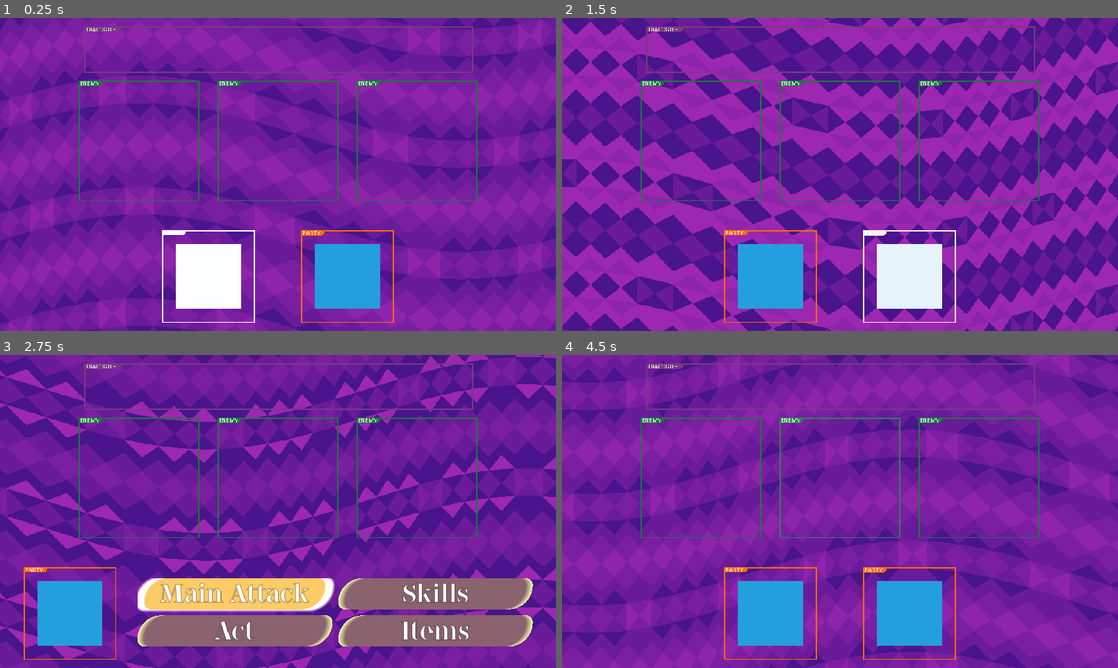
Above: before the commit, frames 1-4 (two rows, left to right).
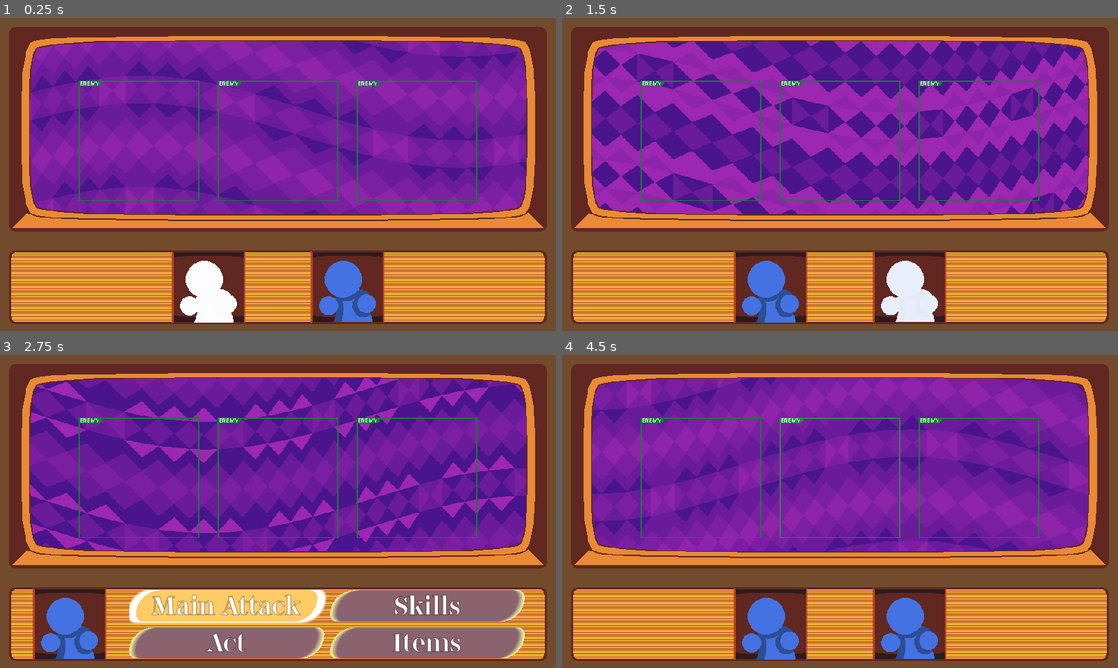
Above: after the commit, the same moments.

Repository: mitchellwinn/YGBF
Game: Godot game, scene res://scenes/battle.tscn
Same seed, same stepped clock (60 frames per second), same inputs: the game is played once before the commit and once after it.
Inputs (mouse positions are in pixels of both pictures, inside the frame that each line leads up to):
- Up to frame 1 (0.25 s): no input
- Up to frame 2 (1.5 s): click (773, 274) at 0.52 s; tap Enter (confirm) at 1.25, 1.35 s; move the mouse to (962, 158) at 1.27 s; hold Right (move_right) from 1.28 s (still down)
- Up to frame 3 (2.75 s): move the mouse to (166, 527) at 2.02 s; release Right (move_right) at 2.03 s; hold Backspace (back) from 2.03 s (still down); tap Enter (confirm) at 2.1 s
- Up to frame 4 (4.5 s): move the mouse to (895, 442) at 2.77 s; release Backspace (back) at 2.78 s; hold Right (move_right) 2.78-4.28 s; tap Enter (confirm) at 2.85, 3.6, 4.35 s; move the mouse to (812, 574) at 3.52 s; move the mouse to (1006, 558) at 4.27 s; hold Left (move_left) from 4.28 s (still down)

The runs differ from the first frame. In frame 1, 51% of the frame differs, in the area x 0-100%, y 0-100%; in frame 2, 51%; in frame 3, 46%; in frame 4, 52%.

Commit message:
battle system UI update

Diff:
--- a/scenes/battle.tscn
+++ b/scenes/battle.tscn
@@ -1,14 +1,17 @@
-[gd_scene load_steps=12 format=3 uid="uid://cwe6q66isus1c"]
-
+[gd_scene load_steps=15 format=3 uid="uid://cwe6q66isus1c"]
+
+[ext_resource type="Texture2D" uid="uid://de3b8okmyqlv3" path="res://images/battles_system/tv.png" id="1_f7vsy"]
 [ext_resource type="Texture2D" uid="uid://b4gecnjuu0nna" path="res://images/style_guide/enemy_resolution_guide.png" id="2_musbg"]
-[ext_resource type="Texture2D" uid="uid://boojsykjd02qx" path="res://images/style_guide/party_member_resolution_guide.png" id="3_3kxi6"]
 [ext_resource type="Material" uid="uid://ce7dt4bf5oulv" path="res://materials/custom_texture_rect_material.tres" id="3_42206"]
 [ext_resource type="Texture2D" uid="uid://637be5vc77ed" path="res://images/style_guide/dialogue_resolution_guide.png" id="4_tflk0"]
 [ext_resource type="Script" path="res://scripts/custom_texture_button.gd" id="5_btqqj"]
 [ext_resource type="Script" path="res://scripts/custom_button.gd" id="6_76cnh"]
 [ext_resource type="Theme" uid="uid://cf1r6ahcjjocb" path="res://text_themes/menu_buttons.tres" id="6_ath8s"]
+[ext_resource type="Texture2D" uid="uid://biv1ktiokn2dr" path="res://images/battles_system/player_window.png" id="8_75ms7"]
 [ext_resource type="FontFile" uid="uid://cf8buj8w4ewd5" path="res://fonts/GeneralSans-Medium.otf" id="8_ni1p0"]
+[ext_resource type="Texture2D" uid="uid://cto3afusr6ju5" path="res://images/battles_system/player_placeholder.png" id="8_v261t"]
 [ext_resource type="PackedScene" uid="uid://bill73lwgqhyj" path="res://prefabs/battle_bg.tscn" id="10_q4ian"]
+[ext_resource type="Texture2D" uid="uid://cy0u3utb81ray" path="res://images/battles_system/player_window_bg.png" id="10_smeqf"]
 
 [sub_resource type="ViewportTexture" id="ViewportTexture_kbckk"]
 viewport_path = NodePath("BgViewport")
@@ -29,8 +32,36 @@
 pivot_offset = Vector2(480, 270)
 size_flags_horizontal = 4
 size_flags_vertical = 4
-
-[node name="Bg" type="TextureRect" parent="CanvasLayer/HBoxContainerTv"]
+mouse_filter = 2
+
+[node name="Tv" type="NinePatchRect" parent="CanvasLayer/HBoxContainerTv"]
+z_index = -1
+z_as_relative = false
+texture_filter = 5
+layout_direction = 1
+layout_mode = 2
+size_flags_horizontal = 3
+mouse_filter = 1
+texture = ExtResource("1_f7vsy")
+region_rect = Rect2(0, 0, 960, 540)
+patch_margin_left = 217
+patch_margin_top = 148
+patch_margin_right = 310
+patch_margin_bottom = 284
+
+[node name="HBoxContainerBg" type="HBoxContainer" parent="CanvasLayer"]
+anchors_preset = 15
+anchor_right = 1.0
+anchor_bottom = 1.0
+grow_horizontal = 2
+grow_vertical = 2
+pivot_offset = Vector2(480, 270)
+size_flags_horizontal = 4
+size_flags_vertical = 4
+
+[node name="Bg" type="TextureRect" parent="CanvasLayer/HBoxContainerBg"]
+z_index = -10
+z_as_relative = false
 texture_filter = 5
 layout_direction = 1
 layout_mode = 2
@@ -121,14 +152,229 @@
 type = "decide_target"
 index = 2
 
+[node name="HBoxContainerParty1" type="HBoxContainer" parent="CanvasLayer"]
+anchors_preset = -1
+anchor_left = 0.125
+anchor_top = 1.0
+anchor_right = 0.125
+anchor_bottom = 1.0
+offset_left = -63.5
+offset_top = -139.0
+offset_right = 63.5
+offset_bottom = -12.0
+grow_horizontal = 2
+grow_vertical = 2
+pivot_offset = Vector2(80, 80)
+size_flags_horizontal = 4
+size_flags_vertical = 4
+mouse_filter = 2
+
+[node name="PartyMember" type="TextureButton" parent="CanvasLayer/HBoxContainerParty1"]
+z_index = 5
+z_as_relative = false
+texture_filter = 1
+layout_direction = 1
+layout_mode = 2
+size_flags_horizontal = 3
+focus_mode = 0
+script = ExtResource("5_btqqj")
+type = "decide_attacker"
+index = null
+
+[node name="Frame" type="TextureRect" parent="CanvasLayer/HBoxContainerParty1/PartyMember"]
+z_index = 10
+z_as_relative = false
+layout_mode = 0
+offset_right = 40.0
+offset_bottom = 40.0
+texture = ExtResource("8_75ms7")
+
+[node name="Character" type="TextureRect" parent="CanvasLayer/HBoxContainerParty1/PartyMember"]
+z_index = 5
+z_as_relative = false
+material = ExtResource("3_42206")
+offset_right = 127.0
+offset_bottom = 127.0
+texture = ExtResource("8_v261t")
+
+[node name="BG" type="TextureRect" parent="CanvasLayer/HBoxContainerParty1/PartyMember"]
+z_index = 1
+z_as_relative = false
+layout_mode = 0
+offset_left = 2.5
+offset_top = 3.0
+offset_right = 123.5
+offset_bottom = 124.0
+texture = ExtResource("10_smeqf")
+
+[node name="HBoxContainerParty2" type="HBoxContainer" parent="CanvasLayer"]
+anchors_preset = -1
+anchor_left = 0.375
+anchor_top = 1.0
+anchor_right = 0.375
+anchor_bottom = 1.0
+offset_left = -63.5
+offset_top = -139.0
+offset_right = 63.5
+offset_bottom = -12.0
+grow_horizontal = 2
+grow_vertical = 2
+pivot_offset = Vector2(80, 80)
+size_flags_horizontal = 4
+size_flags_vertical = 4
+mouse_filter = 2
+
+[node name="PartyMember" type="TextureButton" parent="CanvasLayer/HBoxContainerParty2"]
+z_index = 5
+texture_filter = 1
+layout_direction = 1
+layout_mode = 2
+size_flags_horizontal = 3
+focus_mode = 0
+script = ExtResource("5_btqqj")
+type = "decide_attacker"
+index = 1
+
+[node name="Frame" type="TextureRect" parent="CanvasLayer/HBoxContainerParty2/PartyMember"]
+z_index = 10
+z_as_relative = false
+offset_right = 40.0
+offset_bottom = 40.0
+texture = ExtResource("8_75ms7")
+
+[node name="Character" type="TextureRect" parent="CanvasLayer/HBoxContainerParty2/PartyMember"]
+z_index = 5
+z_as_relative = false
+material = ExtResource("3_42206")
+offset_right = 127.0
+offset_bottom = 127.0
+texture = ExtResource("8_v261t")
+
+[node name="BG" type="TextureRect" parent="CanvasLayer/HBoxContainerParty2/PartyMember"]
+z_index = 1
+z_as_relative = false
+offset_left = 2.5
+offset_top = 3.0
+offset_right = 123.5
+offset_bottom = 124.0
+texture = ExtResource("10_smeqf")
+
+[node name="HBoxContainerParty3" type="HBoxContainer" parent="CanvasLayer"]
+anchors_preset = -1
+anchor_left = 0.625
+anchor_top = 1.0
+anchor_right = 0.625
+anchor_bottom = 1.0
+offset_left = -63.5
+offset_top = -139.0
+offset_right = 63.5
+offset_bottom = -12.0
+grow_horizontal = 2
+grow_vertical = 2
+pivot_offset = Vector2(80, 80)
+size_flags_horizontal = 4
+size_flags_vertical = 4
+mouse_filter = 2
+
+[node name="PartyMember" type="TextureButton" parent="CanvasLayer/HBoxContainerParty3"]
+z_index = 5
+z_as_relative = false
+texture_filter = 1
+layout_direction = 1
+layout_mode = 2
+size_flags_horizontal = 3
+focus_mode = 0
+script = ExtResource("5_btqqj")
+type = "decide_attacker"
+index = 2
+
+[node name="Frame" type="TextureRect" parent="CanvasLayer/HBoxContainerParty3/PartyMember"]
+z_index = 10
+z_as_relative = false
+offset_right = 40.0
+offset_bottom = 40.0
+texture = ExtResource("8_75ms7")
+
+[node name="Character" type="TextureRect" parent="CanvasLayer/HBoxContainerParty3/PartyMember"]
+z_index = 5
+z_as_relative = false
+material = ExtResource("3_42206")
+offset_right = 40.0
+offset_bottom = 40.0
+texture = ExtResource("8_v261t")
+
+[node name="BG" type="TextureRect" parent="CanvasLayer/HBoxContainerParty3/PartyMember"]
+z_index = 1
+z_as_relative = false
+offset_left = 2.5
+offset_top = 3.0
+offset_right = 123.5
+offset_bottom = 124.0
+texture = ExtResource("10_smeqf")
+
+[node name="HBoxContainerParty4" type="HBoxContainer" parent="CanvasLayer"]
+anchors_preset = -1
+anchor_left = 0.875
+anchor_top = 1.0
+anchor_right = 0.875
+anchor_bottom = 1.0
+offset_left = -63.5
+offset_top = -139.0
+offset_right = 63.5
+offset_bottom = -12.0
+grow_horizontal = 2
+grow_vertical = 2
+pivot_offset = Vector2(80, 80)
+size_flags_horizontal = 4
+size_flags_vertical = 4
+mouse_filter = 2
+
+[node name="PartyMember" type="TextureButton" parent="CanvasLayer/HBoxContainerParty4"]
+z_index = 5
+z_as_relative = false
+texture_filter = 1
+layout_direction = 1
+layout_mode = 2
+size_flags_horizontal = 3
+focus_mode = 0
+script = ExtResource("5_btqqj")
+type = "decide_attacker"
+index = 3
+
+[node name="Frame" type="TextureRect" parent="CanvasLayer/HBoxContainerParty4/PartyMember"]
+z_index = 10
+z_as_relative = false
+offset_right = 40.0
+offset_bottom = 40.0
+texture = ExtResource("8_75ms7")
+
+[node name="Character" type="TextureRect" parent="CanvasLayer/HBoxContainerParty4/PartyMember"]
+z_index = 5
+z_as_relative = false
+material = ExtResource("3_42206")
+offset_right = 127.0
+offset_bottom = 127.0
+texture = ExtResource("8_v261t")
+
+[node name="BG" type="TextureRect" parent="CanvasLayer/HBoxContainerParty4/PartyMember"]
+z_index = 1
+z_as_relative = false
+offset_left = 2.5
+offset_top = 3.0
+offset_right = 123.5
+offset_bottom = 124.0
+texture = ExtResource("10_smeqf")
+
 [node name="HBoxContainerMenu" type="HBoxContainer" parent="CanvasLayer"]
 anchors_preset = -1
 anchor_left = 0.247
 anchor_top = 1.0
 anchor_right = 0.959
 anchor_bottom = 1.0
-offset_top = 98.0
-offset_bottom = -290.0
+offset_left = -14.12
+offset_top = -134.0
+offset_right = -14.12
+offset_bottom = -16.0
 grow_horizontal = 2
 grow_vertical = 2
 pivot_offset = Vector2(352, 80)
@@ -244,110 +490,6 @@
 text = "Items"
 text_direction = 1
 script = ExtResource("6_76cnh")
-index = 3
-
-[node name="HBoxContainerParty1" type="HBoxContainer" parent="CanvasLayer"]
-anchors_preset = -1
-anchor_left = 0.125
-anchor_top = 1.0
-anchor_right = 0.125
-anchor_bottom = 1.0
-offset_top = 368.0
-offset_bottom = -557.0
-grow_horizontal = 2
-grow_vertical = 2
-pivot_offset = Vector2(80, 80)
-size_flags_horizontal = 4
-size_flags_vertical = 4
-
-[node name="PartyMember" type="TextureButton" parent="CanvasLayer/HBoxContainerParty1"]
-texture_filter = 1
-material = ExtResource("3_42206")
-layout_direction = 1
-layout_mode = 2
-size_flags_horizontal = 3
-focus_mode = 0
-texture_normal = ExtResource("3_3kxi6")
-script = ExtResource("5_btqqj")
-type = "decide_attacker"
-index = null
-
-[node name="HBoxContainerParty2" type="HBoxContainer" parent="CanvasLayer"]
-anchors_preset = -1
-anchor_left = 0.375
-anchor_top = 1.0
-anchor_right = 0.375
-anchor_bottom = 1.0
-offset_top = 368.0
-offset_bottom = -557.0
-grow_horizontal = 2
-grow_vertical = 2
-pivot_offset = Vector2(80, 80)
-size_flags_horizontal = 4
-size_flags_vertical = 4
-
-[node name="PartyMember" type="TextureButton" parent="CanvasLayer/HBoxContainerParty2"]
-texture_filter = 1
-material = ExtResource("3_42206")
-layout_direction = 1
-layout_mode = 2
-size_flags_horizontal = 3
-focus_mode = 0
-texture_normal = ExtResource("3_3kxi6")
-script = ExtResource("5_btqqj")
-type = "decide_attacker"
-index = 1
-
-[node name="HBoxContainerParty3" type="HBoxContainer" parent="CanvasLayer"]
-anchors_preset = -1
-anchor_left = 0.625
-anchor_top = 1.0
-anchor_right = 0.625
-anchor_bottom = 1.0
-offset_top = 368.0
-offset_bottom = -557.0
-grow_horizontal = 2
-grow_vertical = 2
-pivot_offset = Vector2(80, 80)
-size_flags_horizontal = 4
-size_flags_vertical = 4
-
-[node name="PartyMember" type="TextureButton" parent="CanvasLayer/HBoxContainerParty3"]
-texture_filter = 1
-material = ExtResource("3_42206")
-layout_direction = 1
-layout_mode = 2
-size_flags_horizontal = 3
-focus_mode = 0
-texture_normal = ExtResource("3_3kxi6")
-script = ExtResource("5_btqqj")
-type = "decide_attacker"
-index = 2
-
-[node name="HBoxContainerParty4" type="HBoxContainer" parent="CanvasLayer"]
-anchors_preset = -1
-anchor_left = 0.875
-anchor_top = 1.0
-anchor_right = 0.875
-anchor_bottom = 1.0
-offset_top = 368.0
-offset_bottom = -557.0
-grow_horizontal = 2
-grow_vertical = 2
-pivot_offset = Vector2(80, 80)
-size_flags_horizontal = 4
-size_flags_vertical = 4
-
-[node name="PartyMember" type="TextureButton" parent="CanvasLayer/HBoxContainerParty4"]
-texture_filter = 1
-material = ExtResource("3_42206")
-layout_direction = 1
-layout_mode = 2
-size_flags_horizontal = 3
-focus_mode = 0
-texture_normal = ExtResource("3_3kxi6")
-script = ExtResource("5_btqqj")
-type = "decide_attacker"
 index = 3
 
 [node name="HBoxContainerDialogue" type="HBoxContainer" parent="CanvasLayer"]
@@ -355,15 +497,17 @@
 anchor_left = 0.5
 anchor_right = 0.5
 offset_left = -335.0
-offset_top = 15.0
+offset_top = 49.0
 offset_right = 337.0
-offset_bottom = 95.0
+offset_bottom = 129.0
 grow_horizontal = 2
 pivot_offset = Vector2(352, 80)
 size_flags_horizontal = 4
 size_flags_vertical = 4
+mouse_filter = 2
 
 [node name="DialogueGuide" type="NinePatchRect" parent="CanvasLayer/HBoxContainerDialogue"]
+visible = false
 texture_filter = 1
 layout_direction = 1
 layout_mode = 2
@@ -381,9 +525,9 @@
 anchor_right = 1.0
 anchor_bottom = 1.0
 offset_left = 14.0
-offset_top = 14.0
+offset_top = 33.0
 offset_right = -12.0
-offset_bottom = -214.0
+offset_bottom = -195.0
 grow_horizontal = 2
 grow_vertical = 2
 size_flags_horizontal = 4
@@ -403,35 +547,14 @@
 anchor_right = 1.0
 anchor_bottom = 1.0
 offset_left = 14.0
-offset_top = 14.0
+offset_top = 33.0
 offset_right = -12.0
-offset_bottom = -214.0
-grow_horizontal = 2
-grow_vertical = 2
-size_flags_horizontal = 4
-size_flags_vertical = 4
-mouse_filter = 2
-
-[node name="HBoxContainerTv" type="HBoxContainer" parent="."]
-anchors_preset = 15
-anchor_right = 1.0
-anchor_bottom = 1.0
-offset_left = -960.0
-offset_top = -540.0
-offset_right = 1920.0
-offset_bottom = 1080.0
-grow_horizontal = 2
-grow_vertical = 2
-pivot_offset = Vector2(480, 270)
-size_flags_horizontal = 4
-size_flags_vertical = 4
-
-[node name="Tv" type="TextureRect" parent="HBoxContainerTv"]
-texture_filter = 5
-layout_direction = 1
-layout_mode = 2
-size_flags_horizontal = 3
-texture = SubResource("ViewportTexture_kbckk")
+offset_bottom = -195.0
+grow_horizontal = 2
+grow_vertical = 2
+size_flags_horizontal = 4
+size_flags_vertical = 4
+mouse_filter = 2
 
 [node name="MinigameViewport" type="SubViewport" parent="."]
 size = Vector2i(912, 312)
--- a/scripts/singletons/battle_manager.gd
+++ b/scripts/singletons/battle_manager.gd
@@ -92,7 +92,7 @@
 		party_sprites[i].visible = false
 	for i in range (party.size()):
 		party_sprites[i].visible = true
-		party_sprites[i].material = party_sprites[i].material.duplicate() #give it unique copy of material so it can flash independently of other sprites
+		party_sprites[i].get_node("Character").material = party_sprites[i].get_node("Character").material.duplicate() #give it unique copy of material so it can flash independently of other sprites
 		match party.size():
 			1:
 				party_sprites[0].get_parent().anchor_left = .5
@@ -408,8 +408,8 @@
 
 func select_flash_attacker():
 	print ("Flash select attacker_index"+str(attacker_index))
-	party_sprites[attacker_index].material.set_shader_parameter("flash_enabled", true)
-	party_sprites[attacker_index].material.set_shader_parameter("oscillation_speed", 7)
+	party_sprites[attacker_index].get_node("Character").material.set_shader_parameter("flash_enabled", true)
+	party_sprites[attacker_index].get_node("Character").material.set_shader_parameter("oscillation_speed", 7)
 	return
 
 func select_flash_enemy():
@@ -419,7 +419,7 @@
 
 func stop_all_flashes():
 	for sprite in party_sprites:
-		sprite.material.set_shader_parameter("flash_enabled", false)
+		sprite.get_node("Character").material.set_shader_parameter("flash_enabled", false)
 	for sprite in enemy_sprites:
 		sprite.material.set_shader_parameter("flash_enabled", false)
 	return
@@ -437,12 +437,12 @@
 			"decide_menu_category":
 				categorical_menu.visible = true
 				act_menu.visible = false
-				party_sprites[attacker_index].get_parent().anchor_left = lerp(party_sprites[attacker_index].get_parent().anchor_left,0.125,GameManager.last_delta*10.0)
+				party_sprites[attacker_index].get_parent().anchor_left = lerp(party_sprites[attacker_index].get_parent().anchor_left,0.125,GameManager.last_delta*20.0)
 				party_sprites[attacker_index].get_parent().anchor_right = party_sprites[attacker_index].get_parent().anchor_left
 			"decide_menu_act":
 				act_menu.visible = true
 				categorical_menu.visible = false
-				party_sprites[attacker_index].get_parent().anchor_left = lerp(party_sprites[attacker_index].get_parent().anchor_left,0.125,GameManager.last_delta*10.0)
+				party_sprites[attacker_index].get_parent().anchor_left = lerp(party_sprites[attacker_index].get_parent().anchor_left,0.125,GameManager.last_delta*20.0)
 				party_sprites[attacker_index].get_parent().anchor_right = party_sprites[attacker_index].get_parent().anchor_left
 			_:
 				break
Not shown, added: 3d/characters/base.blend.import
Not shown, added: images/battle_portrait_render/test1/0001.png.import
Not shown, added: images/battle_portrait_render/test1/0002.png.import
Not shown, added: images/battle_portrait_render/test1/0003.png.import
Not shown, added: images/battle_portrait_render/test1/0004.png.import
Not shown, added: images/battle_portrait_render/test1/0005.png.import
Not shown, added: images/battle_portrait_render/test1/0006.png.import
Not shown, added: images/battle_portrait_render/test1/0007.png.import
Not shown, added: images/battle_portrait_render/test1/0008.png.import
Not shown, added: images/battle_portrait_render/test1/0009.png.import
Not shown, added: images/battle_portrait_render/test1/0010.png.import
Not shown, added: images/battle_portrait_render/test1/0011.png.import
(and 115 more such lines)
